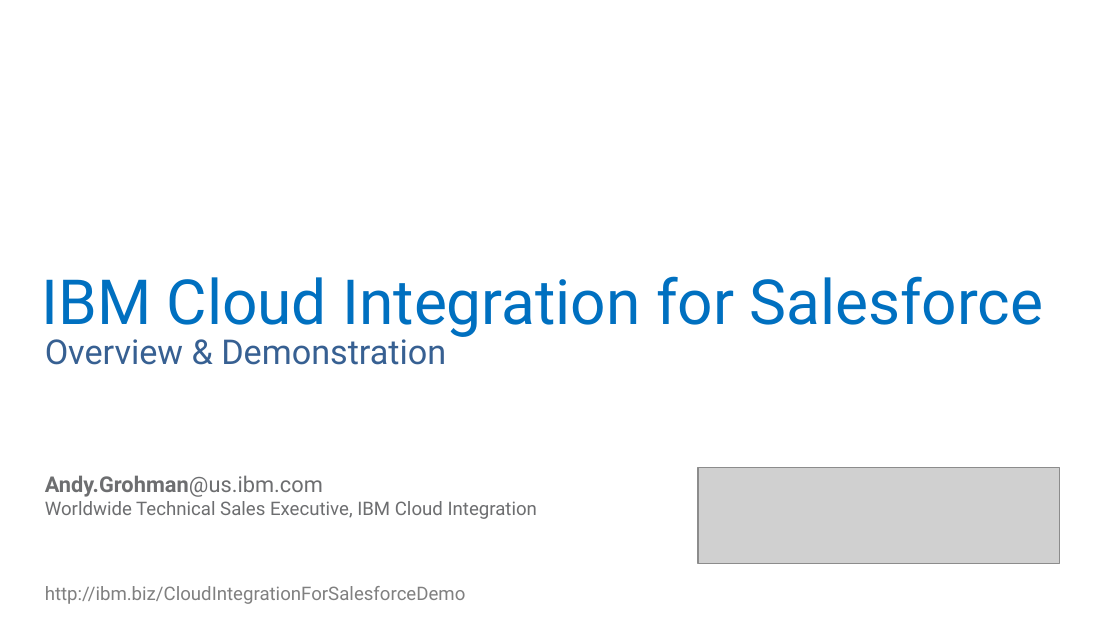
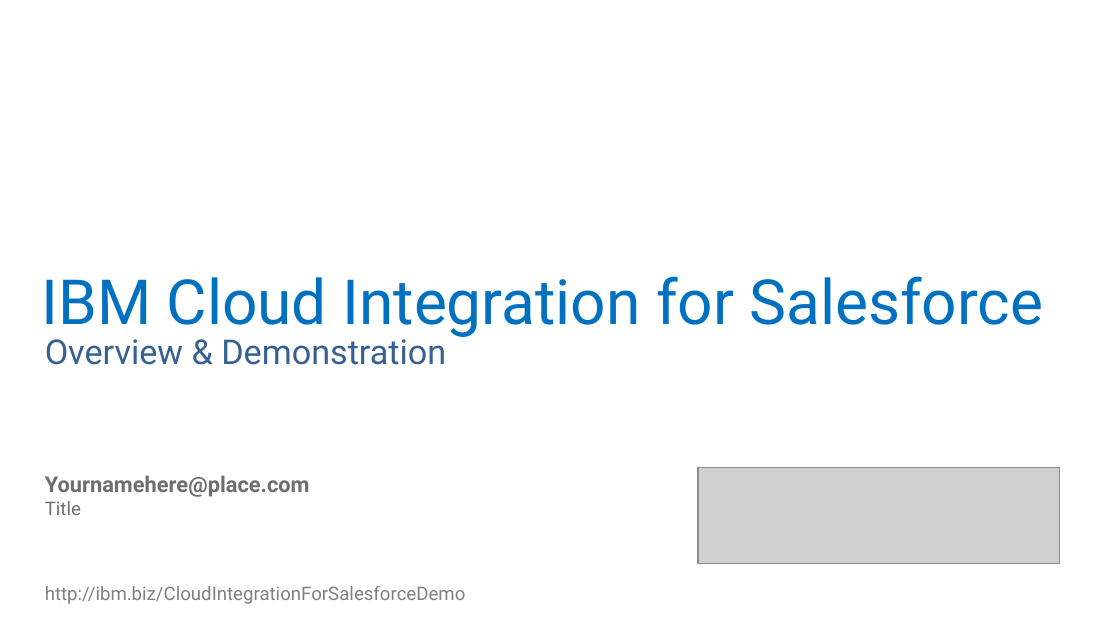
Before and after one commit to sebastiansutter/techguides, a slide deck: slide 1 of IBM CI for SF Demo.pptx. Drawn at 1120x630 pixels with LibreOffice and Linux fonts; fonts in the diff are those of the drawing; grey boxes stand for pictures; background and template pictures are left out. Boxes give left, top, right and bottom in pixels: in the first picture for what was removed or moved away, otherwise in the second. Text is boxed around its words. In the diff, an @@ line names an element or a change of style, - is before the commit and + after.

```diff
--- a/IBM CI for SF Demo.pptx
+++ b/IBM CI for SF Demo.pptx
@@ text at box(45, 475, 310, 515): text changed; size 12 to 14 pt; bold on @@
-Andy.Grohman@us.ibm.com
-Worldwide Technical Sales Executive, IBM Cloud Integration
+Yournamehere@place.com
+Title
```
Also in this commit, not shown: 1 other slide changed, 5 slides added.
